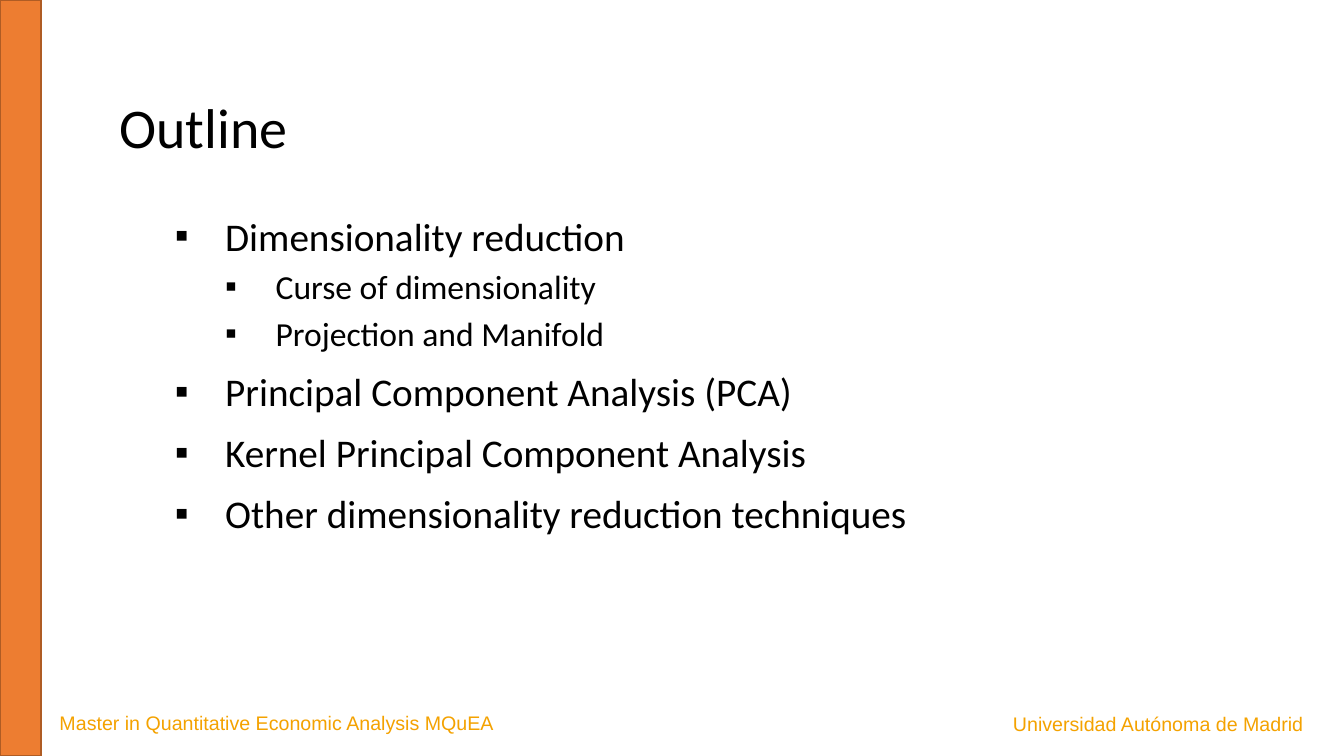
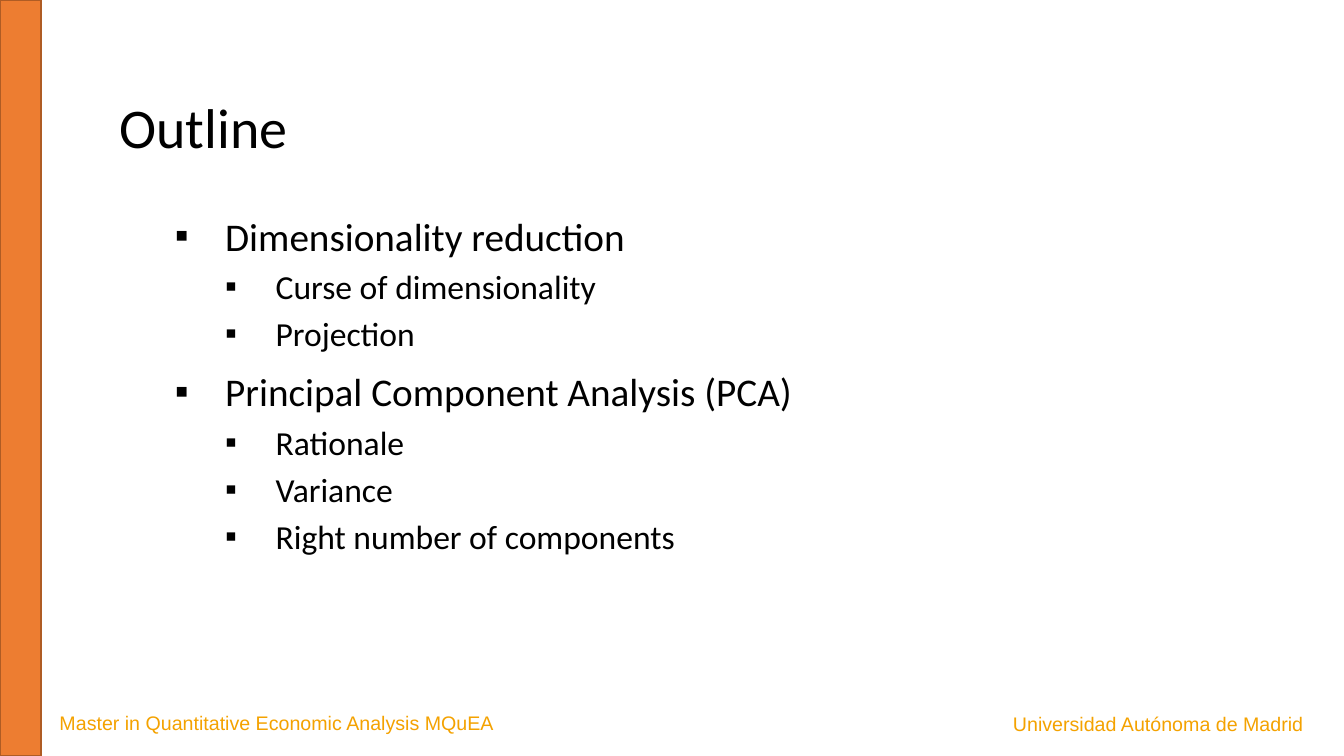
Before and after one commit to JavierBas/IMLEF-MQuEA, a slide deck: slide 2 of Course content/Slides/Topic 7 - Dimensionality reduction.pptx. Drawn at 1344x756 pixels with LibreOffice and Linux fonts; fonts in the diff are those of the drawing. Boxes give left, top, right and bottom in pixels: in the first picture for what was removed or moved away, otherwise in the second. Text is boxed around its words. In the diff, an @@ line names an element or a change of style, - is before the commit and + after.

```diff
--- a/Course content/Slides/Topic 7 - Dimensionality reduction.pptx
+++ b/Course content/Slides/Topic 7 - Dimensionality reduction.pptx
@@ text at bbox=[276, 322, 415, 352]: text changed @@
-  ▪ Projection and Manifold
+  ▪ Projection
@@ text at bbox=[276, 431, 675, 555]: text changed; size 28 to 24 pt @@
-▪ Kernel Principal Component Analysis
-▪ Other dimensionality reduction techniques
+  ▪ Rationale
+  ▪ Variance
+  ▪ Right number of components
```
Also in this commit, not shown: 5 other slides changed, 1 slide added, 2 slides removed, 6 other files.
